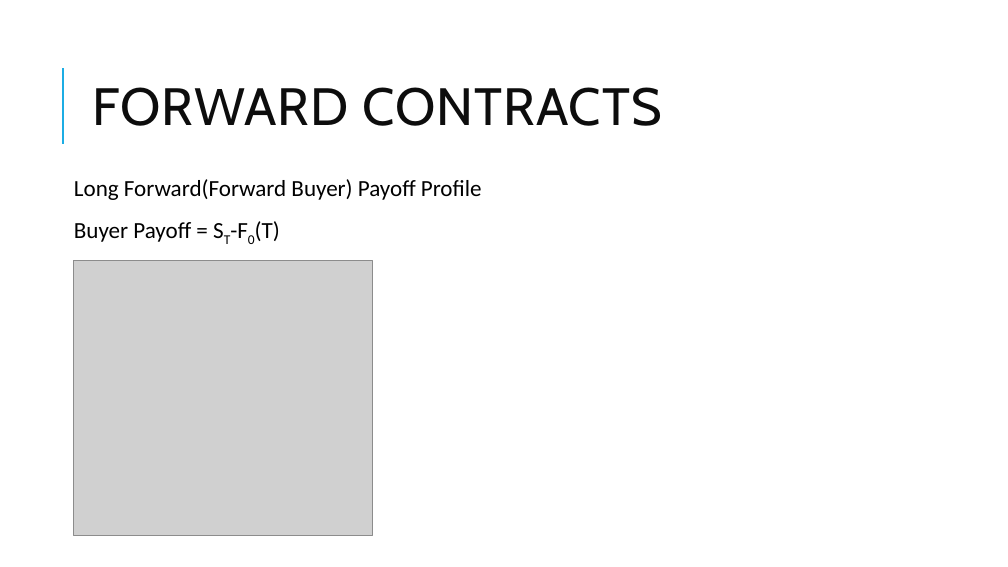
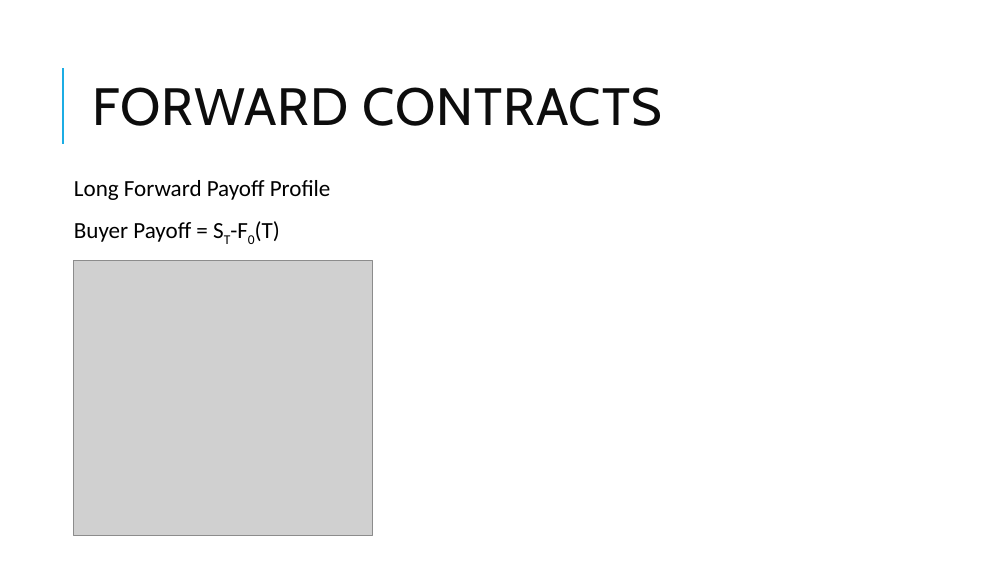
Before and after one commit to Isco0530/data, a slide deck: slide 6 of Derivatives.pptx. Drawn at 1008x567 pixels with LibreOffice and Linux fonts; fonts in the diff are those of the drawing; grey boxes stand for pictures. Boxes give left, top, right and bottom in pixels: in the first picture for what was removed or moved away, otherwise in the second. Text is boxed around its words. In the diff, an @@ line names an element or a change of style, - is before the commit and + after.

```diff
--- a/Derivatives.pptx
+++ b/Derivatives.pptx
@@ text at (74, 180, 331, 200): text changed @@
-  Long Forward(Forward Buyer) Payoff Profile
+  Long Forward Payoff Profile
```
Also in this commit, not shown: 11 other slides changed, 2 slides added.
